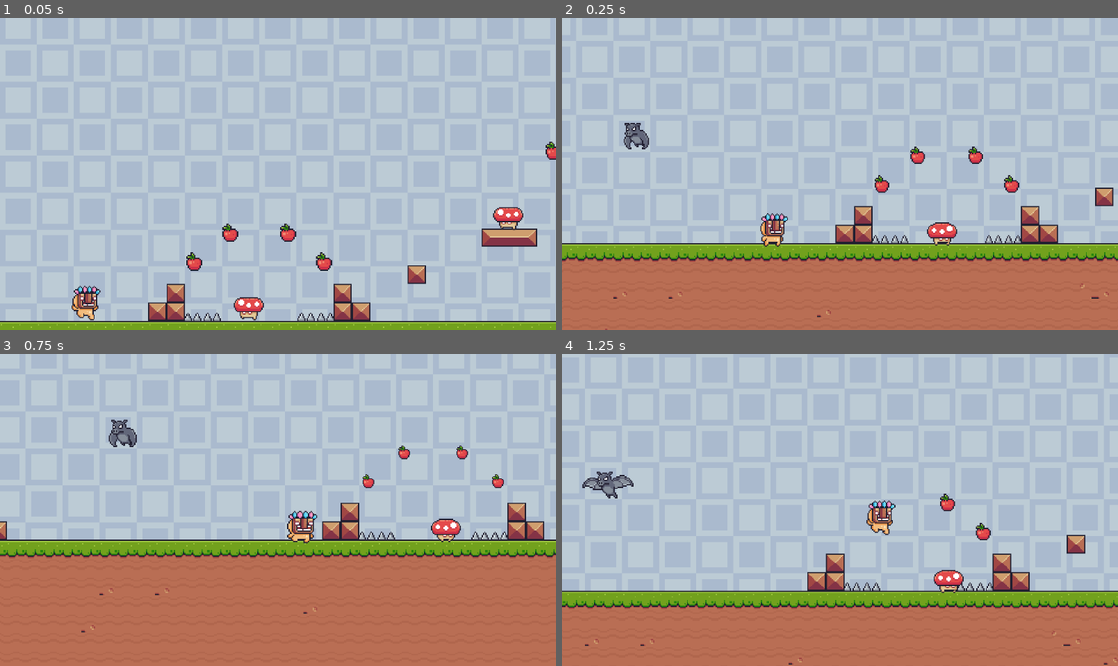
Above: before the commit, frames 1-4 (two rows, left to right).
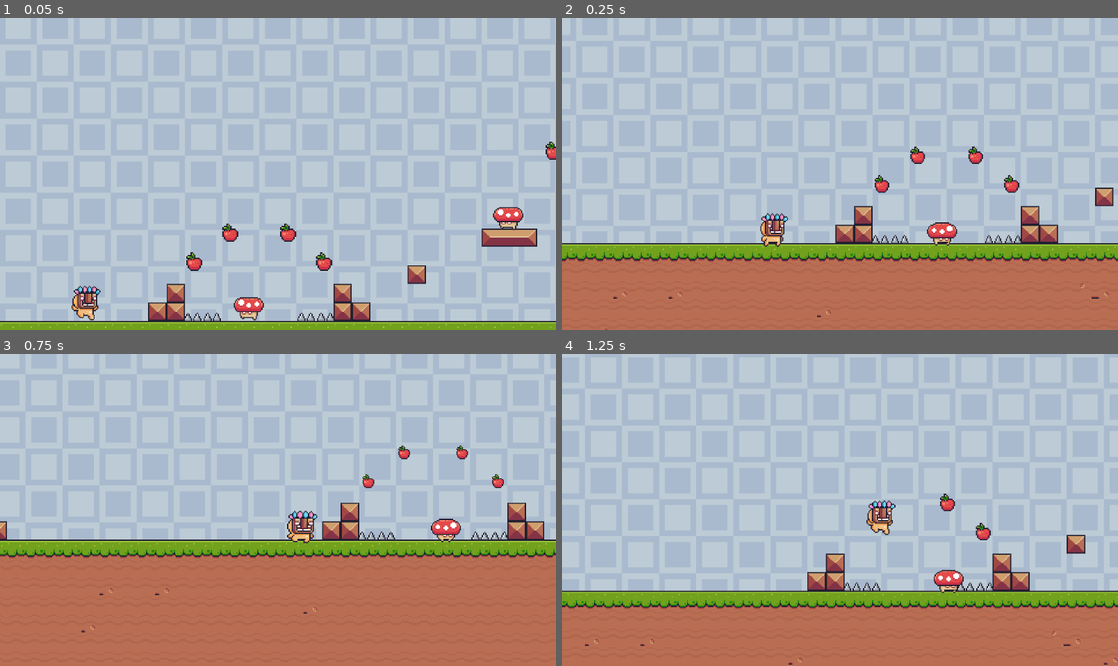
Above: after the commit, the same moments.

Repository: LaSierraDev/godot_practice_2d_platforms
Game: Godot game, scene res://scenes/levels/level_base.tscn
Two runs of this game, one before a commit and one after it. Both use one fixed random seed, a clock stepped at 60 frames per second and the inputs below.
Inputs:
- Up to frame 1 (0.05 s): no input
- Up to frame 2 (0.25 s): no input
- Up to frame 3 (0.75 s): hold D (right) from 0.53 s (still down)
- Up to frame 4 (1.25 s): keep holding D (right); tap Space (jump) at 0.77 s

Frame 1 is identical in both runs. In frame 2, 0.3% of the frame differs, in the area x 11-16%, y 33-43%; in frame 3, 0.3%; in frame 4, 0.4%, in the area x 3-13%, y 37-47%.

Commit message:
[FEAT] Moving platforms

Diff:
--- a/scenes/Enemies/bat.tscn
+++ b/scenes/Enemies/bat.tscn
@@ -65,12 +65,13 @@
 radius = 6.313987
 
 [sub_resource type="CapsuleShape2D" id="CapsuleShape2D_wvkya"]
-radius = 55.0
-height = 140.0
+radius = 58.0
+height = 174.0
 
 [node name="Bat" unique_id=1398268162 instance=ExtResource("1_g7ros")]
 script = ExtResource("2_wvkya")
 following_time = 5.0
+wait_time_to_reset_position = 5.0
 initial_position = Vector2(0, 0)
 
 [node name="AnimatedSprite2D" parent="." index="0" unique_id=1693340170]
--- a/scenes/levels/level_base.tscn
+++ b/scenes/levels/level_base.tscn
@@ -187,7 +187,7 @@
 collision_mask = 1
 
 [node name="Bat3" parent="Enemies" unique_id=1206576782 instance=ExtResource("6_dje0g")]
-position = Vector2(-76, 180)
+position = Vector2(806, 71)
 following_time = 3.0
 wait_time_to_reset_position = 5.0
 
@@ -211,5 +211,7 @@
 position = Vector2(-655, 302)
 scale = Vector2(19.240005, 1)
 
+[node name="Platforms" type="Node2D" parent="." unique_id=1521778010]
+
 [node name="Player" parent="." unique_id=664376293 instance=ExtResource("4_g7p6o")]
 position = Vector2(41, 253)
--- /dev/null
+++ b/scenes/moving_platform.tscn
@@ -0,0 +1,56 @@
+[gd_scene format=3 uid="uid://dppeuckep8g0j"]
+
+[ext_resource type="Script" uid="uid://0pqm6fcn71rp" path="res://scripts/moving_platform.gd" id="1_1tdcd"]
+[ext_resource type="Texture2D" uid="uid://5oxbbofrqka3" path="res://assets/sprites/other/moving-platform.png" id="1_ms375"]
+
+[sub_resource type="AtlasTexture" id="AtlasTexture_1tdcd"]
+atlas = ExtResource("1_ms375")
+region = Rect2(0, 0, 32, 10)
+
+[sub_resource type="AtlasTexture" id="AtlasTexture_mb26n"]
+atlas = ExtResource("1_ms375")
+region = Rect2(32, 0, 32, 10)
+
+[sub_resource type="AtlasTexture" id="AtlasTexture_afg43"]
+atlas = ExtResource("1_ms375")
+region = Rect2(64, 0, 32, 10)
+
+[sub_resource type="AtlasTexture" id="AtlasTexture_pgg5x"]
+atlas = ExtResource("1_ms375")
+region = Rect2(96, 0, 32, 10)
+
+[sub_resource type="SpriteFrames" id="SpriteFrames_cbp6d"]
+animations = [{
+"frames": [{
+"duration": 1.0,
+"texture": SubResource("AtlasTexture_1tdcd")
+}, {
+"duration": 1.0,
+"texture": SubResource("AtlasTexture_mb26n")
+}, {
+"duration": 1.0,
+"texture": SubResource("AtlasTexture_afg43")
+}, {
+"duration": 1.0,
+"texture": SubResource("AtlasTexture_pgg5x")
+}],
+"loop": true,
+"name": &"default",
+"speed": 20.0
+}]
+
+[sub_resource type="RectangleShape2D" id="RectangleShape2D_20ojx"]
+size = Vector2(32, 3)
+
+[node name="MovingPlatform" type="AnimatableBody2D" unique_id=1611644980]
+script = ExtResource("1_1tdcd")
+metadata/_edit_group_ = true
+
+[node name="AnimatedSprite2D" type="AnimatedSprite2D" parent="." unique_id=1467588206]
+sprite_frames = SubResource("SpriteFrames_cbp6d")
+autoplay = "default"
+
+[node name="CollisionShape2D" type="CollisionShape2D" parent="." unique_id=1897662503]
+position = Vector2(0, -1.5)
+shape = SubResource("RectangleShape2D_20ojx")
+one_way_collision = true
--- a/scripts/Autoloads/global.gd
+++ b/scripts/Autoloads/global.gd
@@ -30,3 +30,6 @@
 
 ## --- Animation --- ##
 const ANI_DISSAPIAR: String = "dissapear"
+
+## --- Properties Tweens --- ##
+const P_POSITION: String = "position"
--- /dev/null
+++ b/scripts/moving_platform.gd
@@ -0,0 +1,8 @@
+extends AnimatableBody2D
+
+@export var final_position_movement: Vector2
+@export var time_to_displacement: float = 2.0
+
+func _ready() -> void:
+	var tween = get_tree().create_tween()
+	tween.tween_property(self, Global.P_POSITION, final_position_movement, time_to_displacement)
Not shown, added: scripts/moving_platform.gd.uid
